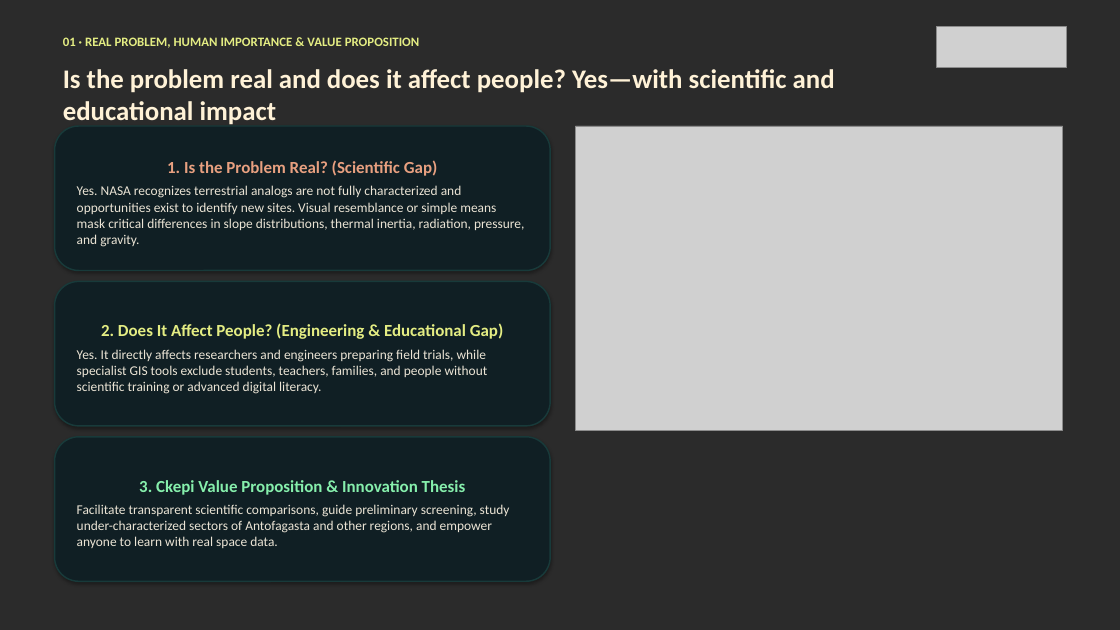
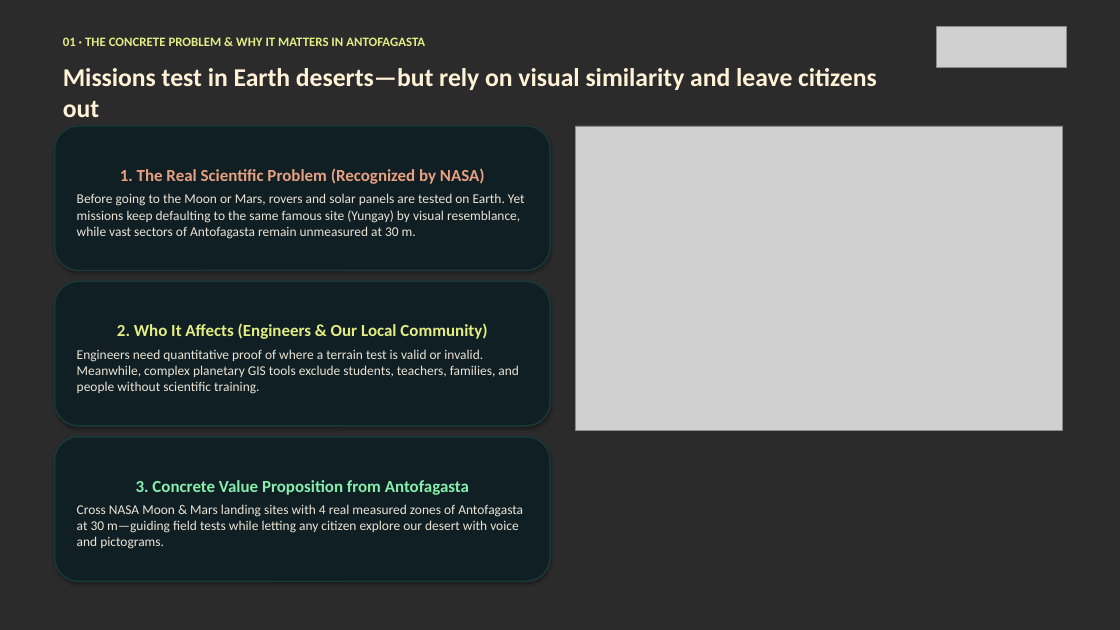
Before and after one commit to AnGeMoNs/Ckepi, a slide deck: slide 2 of docs/nehe/ckepi-pitch-en.pptx. Drawn at 1120x630 pixels with LibreOffice and Linux fonts; fonts in the diff are those of the drawing; grey boxes stand for pictures; background and template pictures are left out; a plain dark background stands for a picture behind light text. Boxes give left, top, right and bottom in pixels: in the first picture for what was removed or moved away, otherwise in the second. Text is boxed around its words. In the diff, an @@ line names an element or a change of style, - is before the commit and + after.

Commit message:
docs(nehe): enfocar pitch y PPTX/PDF (EN/ES) tras feedback de mentores en las 4 zonas de Antofagasta y modos Explorar/Ciencia

```diff
--- a/docs/nehe/ckepi-pitch-en.pptx
+++ b/docs/nehe/ckepi-pitch-en.pptx
@@ text at [63, 37, 425, 46]: text changed @@
-01 · REAL PROBLEM, HUMAN IMPORTANCE & VALUE PROPOSITION
+01 · THE CONCRETE PROBLEM & WHY IT MATTERS IN ANTOFAGASTA
@@ text at [63, 68, 877, 117]: text changed; size 23 to 22 pt @@
-Is the problem real and does it affect people? Yes—with scientific and educational impact
+Missions test in Earth deserts—but rely on visual similarity and leave citizens out
@@ text in rounded rectangle at [77, 168, 525, 239]: text changed @@
-1. Is the Problem Real? (Scientific Gap)
-Yes. NASA recognizes terrestrial analogs are not fully characterized and opportunities exist to identify new sites. Visual resemblance or simple means mask critical differences in slope distributions, thermal inertia, radiation, pressure, and gravity.
+1. The Real Scientific Problem (Recognized by NASA)
+Before going to the Moon or Mars, rovers and solar panels are tested on Earth. Yet missions keep defaulting to the same famous site (Yungay) by visual resemblance, while vast sectors of Antofagasta remain unmeasured at 30 m.
@@ text in rounded rectangle at [77, 323, 519, 394]: text changed @@
-2. Does It Affect People? (Engineering & Educational Gap)
-Yes. It directly affects researchers and engineers preparing field trials, while specialist GIS tools exclude students, teachers, families, and people without scientific training or advanced digital literacy.
+2. Who It Affects (Engineers & Our Local Community)
+Engineers need quantitative proof of where a terrain test is valid or invalid. Meanwhile, complex planetary GIS tools exclude students, teachers, families, and people without scientific training.
@@ text in rounded rectangle at [77, 480, 523, 549]: text changed @@
-3. Ckepi Value Proposition & Innovation Thesis
-Facilitate transparent scientific comparisons, guide preliminary screening, study under-characterized sectors of Antofagasta and other regions, and empower anyone to learn with real space data.
+3. Concrete Value Proposition from Antofagasta
+Cross NASA Moon & Mars landing sites with 4 real measured zones of Antofagasta at 30 m—guiding field tests while letting any citizen explore our desert with voice and pictograms.
```
Also in this commit, not shown: 6 other slides changed, 9 other files.
